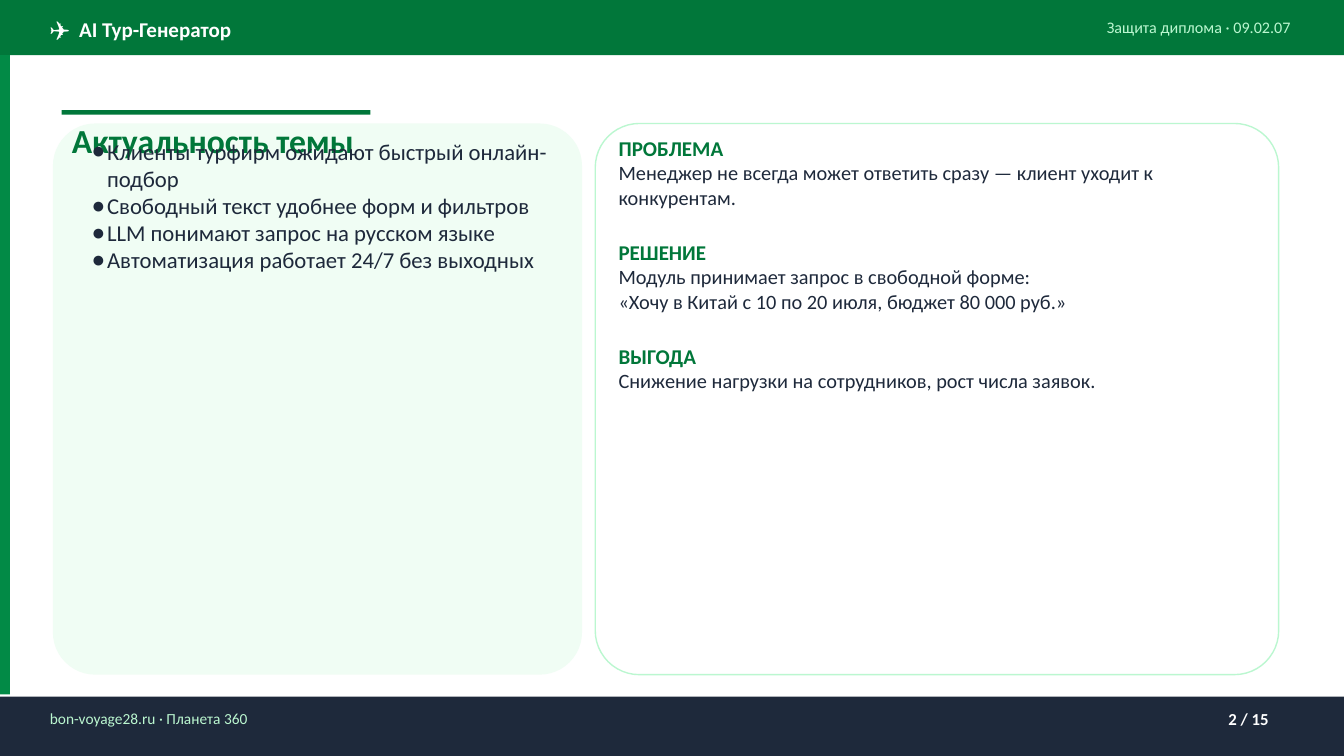
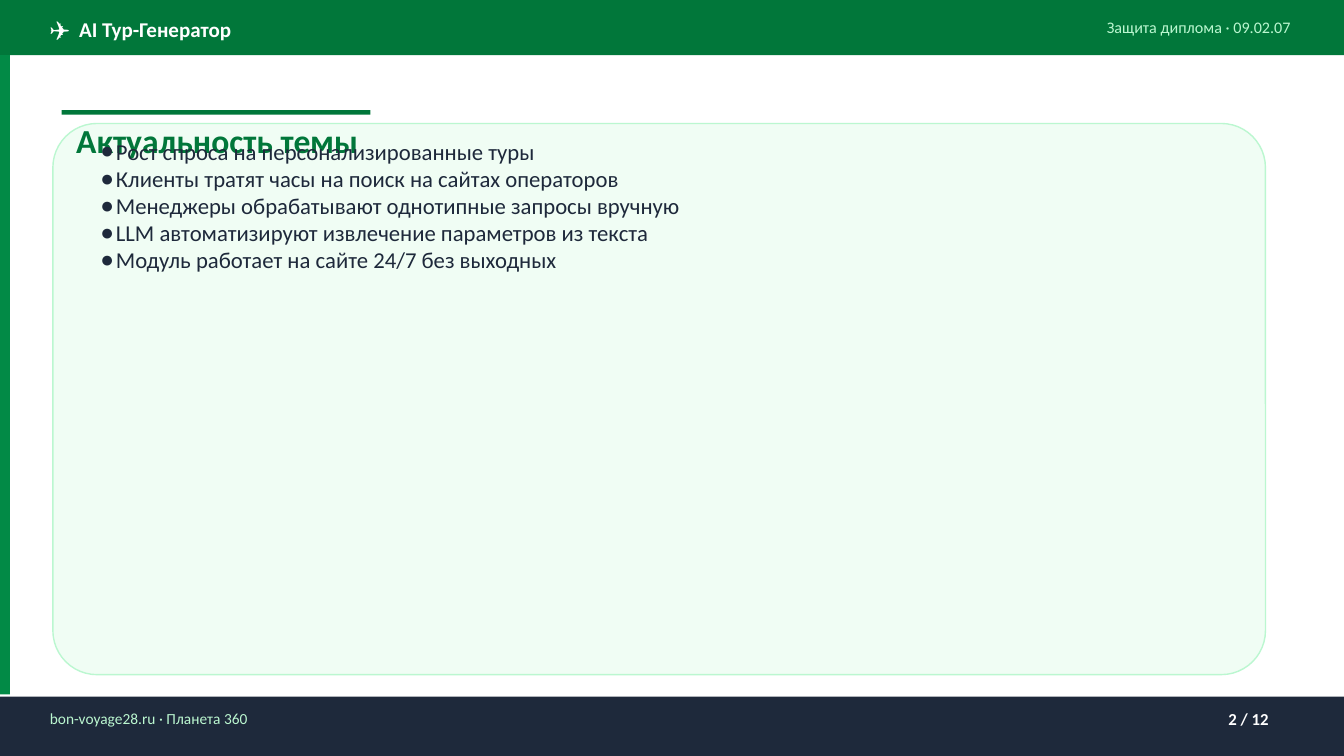
Before and after one commit to gemon22/diplom, a slide deck: slide 2 of docs/Diploma_Defense.pptx. Drawn at 1344x756 pixels with LibreOffice and Linux fonts; fonts in the diff are those of the drawing. Boxes give left, top, right and bottom in pixels: in the first picture for what was removed or moved away, otherwise in the second. Text is boxed around its words. In the diff, an @@ line names an element or a change of style, - is before the commit and + after.

```diff
--- a/docs/Diploma_Defense.pptx
+++ b/docs/Diploma_Defense.pptx
@@ text "Актуальность темы" rewrapped from (72, 131, 353, 161) to (76, 125, 358, 161) @@
@@ rounded rectangle: place and size @@
-rounded rectangle at (52, 123, 582, 675)
+rounded rectangle at (52, 123, 1265, 675)
@@ rounded rectangle: place and size @@
-rounded rectangle at (596, 123, 1279, 675)
+rounded rectangle at (52, 123, 1265, 675)
@@ rounded rectangle at (52, 123, 1265, 675): fill #FFFFFF to none; outline none to #BBF7D0 1 pt @@
@@ text at (116, 140, 679, 272): text changed @@
-● Клиенты турфирм ожидают быстрый онлайн-подбор
-● Свободный текст удобнее форм и фильтров
-● LLM понимают запрос на русском языке
-● Автоматизация работает 24/7 без выходных
+● Рост спроса на персонализированные туры
+● Клиенты тратят часы на поиск на сайтах операторов
+● Менеджеры обрабатывают однотипные запросы вручную
+● LLM автоматизируют извлечение параметров из текста
+● Модуль работает на сайте 24/7 без выходных
@@ rounded rectangle removed at (596, 123, 1279, 675) @@
@@ text removed at (619, 142, 1153, 392) @@
-ПРОБЛЕМА
-Менеджер не всегда может ответить сразу — клиент уходит к конкурентам.
-РЕШЕНИЕ
-Модуль принимает запрос в свободной форме:
-«Хочу в Китай с 10 по 20 июля, бюджет 80 000 руб.»
-ВЫГОДА
-Снижение нагрузки на сотрудников, рост числа заявок.
@@ text at (1228, 714, 1269, 725): text changed @@
-2 / 15
+2 / 12
```
Also in this commit, not shown: 10 other slides changed, 1 slide added, 4 slides removed, 14 other files.
